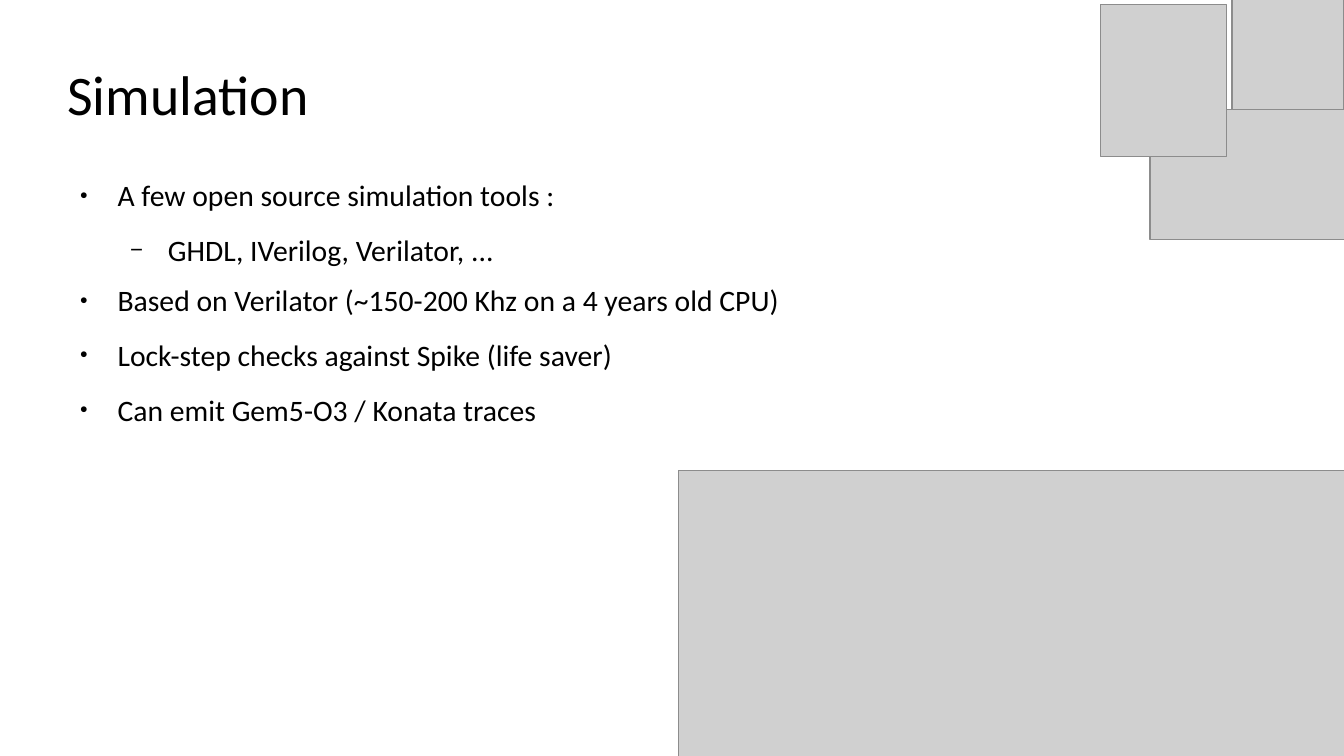
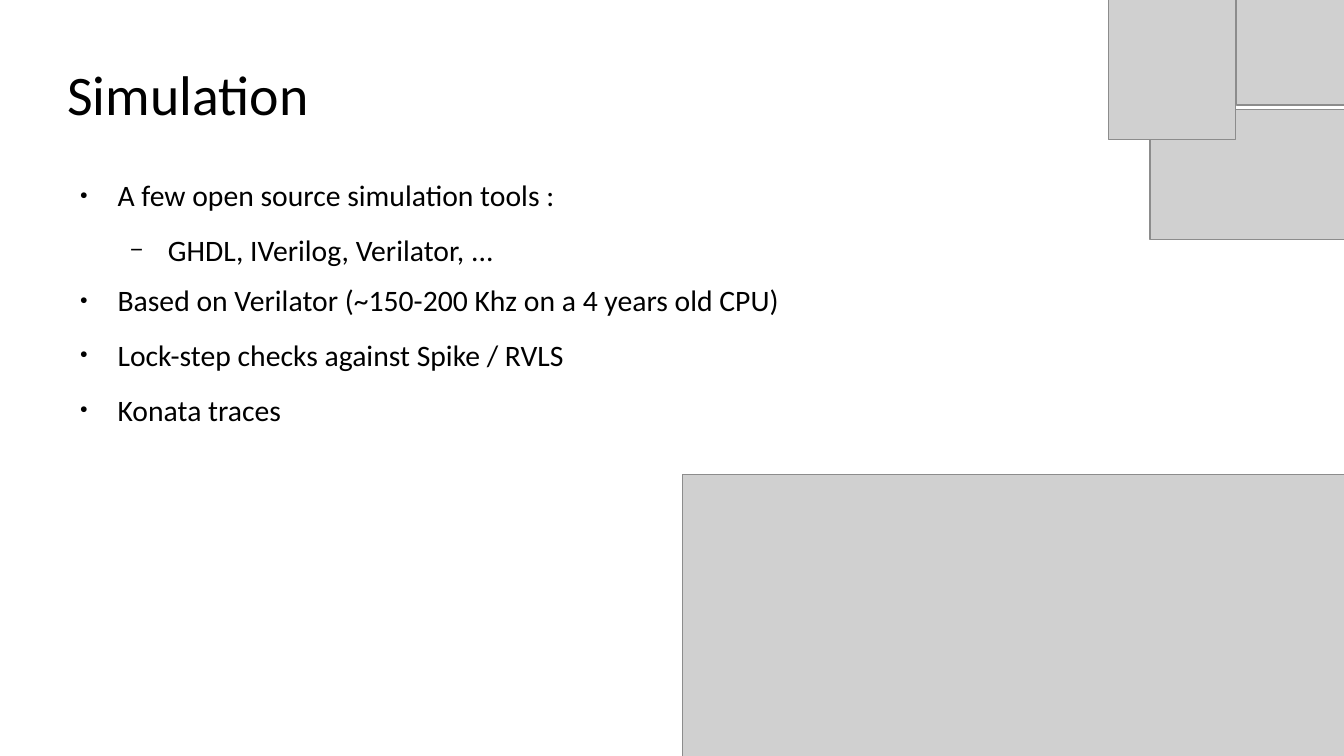
Before and after one commit to SpinalHDL/SpinalDoc, a slide deck: slide 32 of presentation/en/37c3_271223/37c3_271223.odp (slide 31 before the commit). Drawn at 1344x756 pixels with LibreOffice and Linux fonts; fonts in the diff are those of the drawing; grey boxes stand for pictures. Boxes give left, top, right and bottom in pixels: in the first picture for what was removed or moved away, otherwise in the second. Text is boxed around its words. In the diff, an @@ line names an element or a change of style, - is before the commit and + after.

```diff
--- a/presentation/en/37c3_271223/37c3_271223.odp
+++ b/presentation/en/37c3_271223/37c3_271223.odp
@@ picture: place and size @@
-picture at [1100,4,1227,156]
+picture at [1108,0,1235,140]
@@ picture: place and size @@
-picture at [1232,0,1344,109]
+picture at [1236,0,1344,106]
@@ text at [118,345,564,422]: text changed @@
-● Lock-step checks against Spike (life saver)
-● Can emit Gem5-O3 / Konata traces
+● Lock-step checks against Spike / RVLS
+● Konata traces
@@ picture: place and size @@
-picture at [678,470,1344,756]
+picture at [683,475,1344,756]
```
Also in this commit, not shown: 20 other slides changed, 5 slides added, 2 other files.
